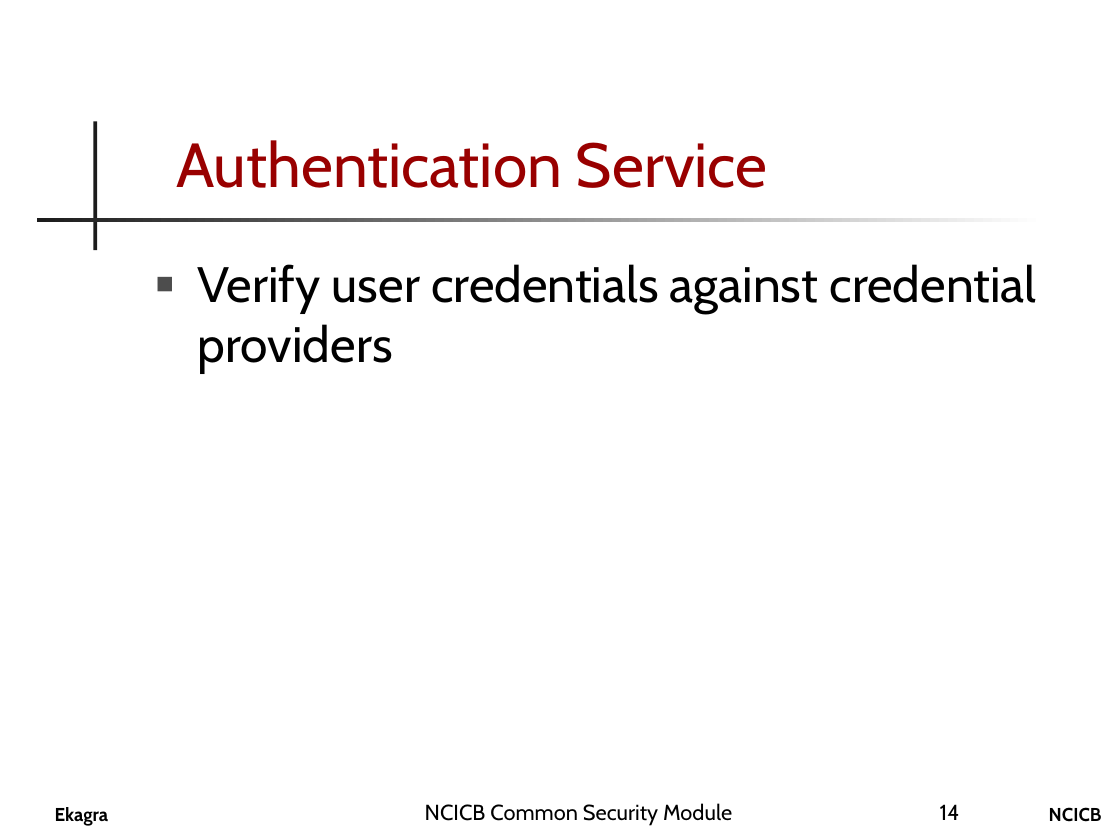
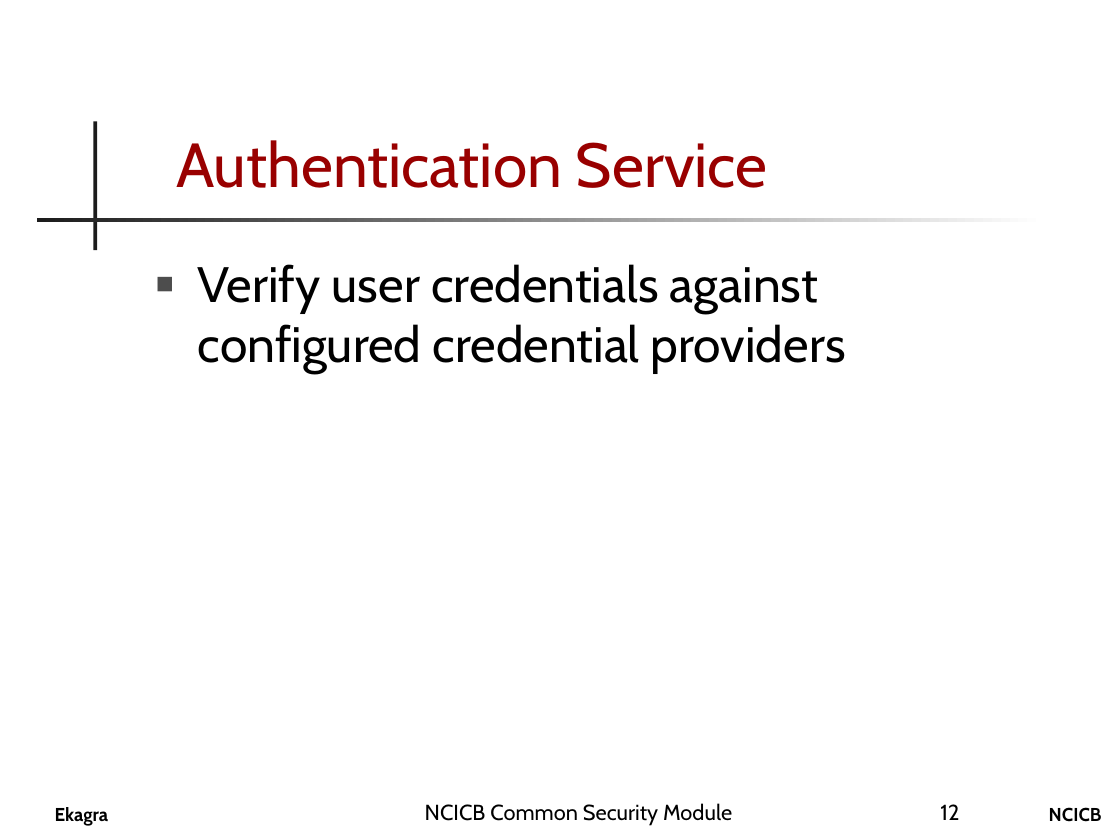
Before and after one commit to CBIIT/common-security-module-docs, a slide deck: slide 12 of CSM_Presentation.ppt (slide 14 before the commit). Drawn at 1120x840 pixels with LibreOffice and Linux fonts; fonts in the diff are those of the drawing; background and template pictures are left out. Boxes give left, top, right and bottom in pixels: in the first picture for what was removed or moved away, otherwise in the second. Text is boxed around its words. In the diff, an @@ line names an element or a change of style, - is before the commit and + after.

```diff
--- a/CSM_Presentation.ppt
+++ b/CSM_Presentation.ppt
@@ text at [198,264,846,372]: text changed @@
-■ Verify user credentials against credential providers
+■ Verify user credentials against configured credential providers
@@ page number at [940,804,959,820]: text changed @@
-14
+12
```
Also in this commit, not shown: 15 other slides changed, 2 slides added.
